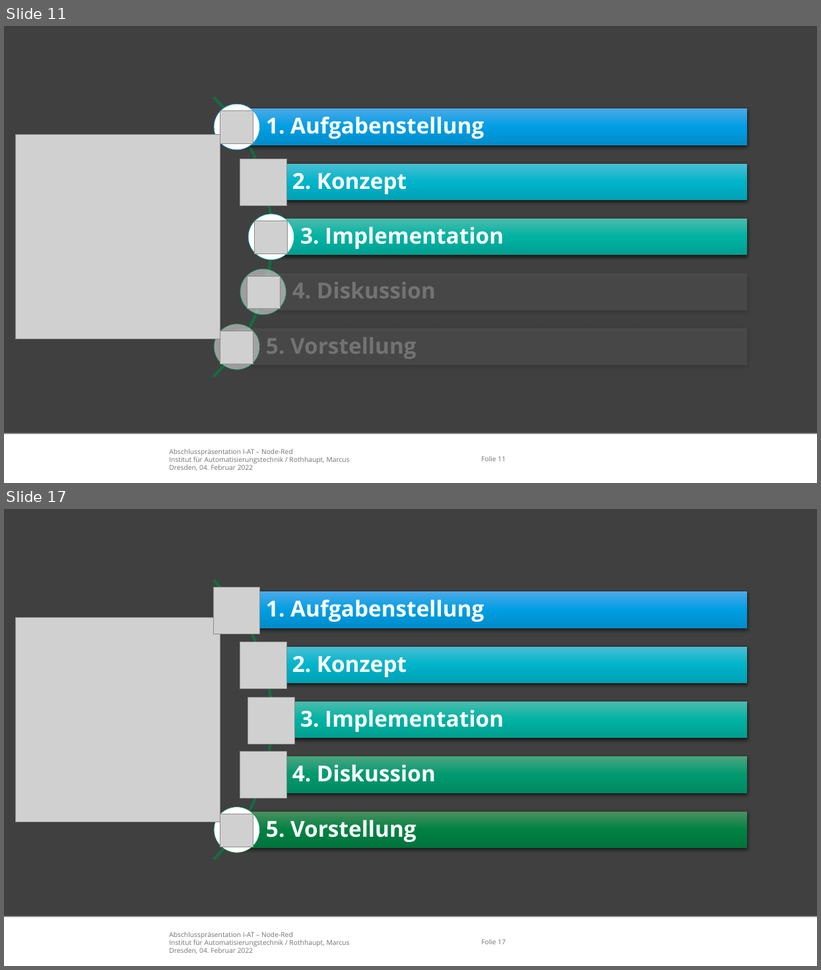
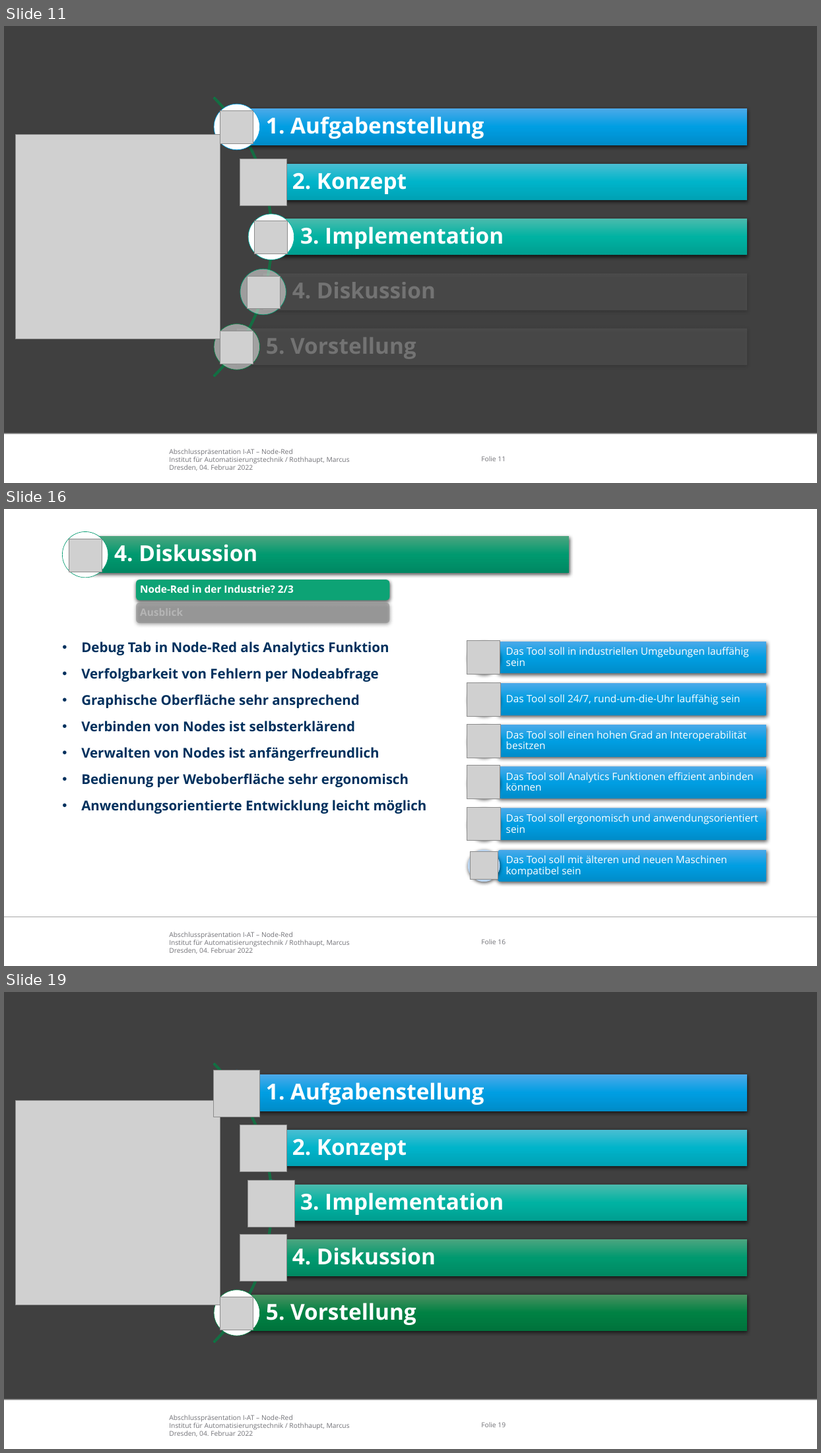
Before and after one commit to appist-dev/agteletud-node-red, a slide deck: docs/presentation/Abschlusspräsentation Node-Red.pptx. Shown one above the other, each under a label of ours: slides 11 and 17 before the commit, slides 11, 16 and 19 after it; the slides between them are not shown. The pictures are 821x970 and 821x1453 pixels, drawn with LibreOffice and Linux fonts; fonts in the diff are those of the drawing; grey boxes stand for pictures; background and template pictures are left out. Boxes give left, top, right and bottom in pixels: in the first picture for what was removed or moved away, otherwise in the second. Text is boxed around its words. In the diff, an @@ line names an element or a change of style, - is before the commit and + after.

```diff
--- a/docs/presentation/Abschlusspräsentation Node-Red.pptx
+++ b/docs/presentation/Abschlusspräsentation Node-Red.pptx
@@ slide 16 added at (x1=4, y1=509, x2=817, y2=966), background #FFFFFF; not listed: 3 template elements that a slide beside it also shows @@
@@ ellipse added at (x1=63, y1=531, x2=108, y2=578), fill #FFFFFF, outline #009A6F 0.5 pt @@
@@ picture added at (x1=69, y1=539, x2=102, y2=572) @@
@@ rectangle added at (x1=85, y1=537, x2=570, y2=573), fill gradient #4BA580 to #009A6F to #008963 @@
@@ text added at (x1=114, y1=544, x2=257, y2=562), 26 pt, text #FFFFFF, bold @@
+4. Diskussion
@@ group added at (x1=136, y1=580, x2=389, y2=624): 2 rounded rectangles, 2 texts @@
+Node-Red in der Industrie? 2/3
+Ausblick
@@ text added at (x1=81, y1=642, x2=427, y2=814), 16 pt, text #00305D, bold @@
+• Debug Tab in Node-Red als Analytics Funktion
+• Verfolgbarkeit von Fehlern per Nodeabfrage
+• Graphische Oberfläche sehr ansprechend
+• Verbinden von Nodes ist selbsterklärend
+• Verwalten von Nodes ist anfängerfreundlich
+• Bedienung per Weboberfläche sehr ergonomisch
+• Anwendungsorientierte Entwicklung leicht möglich
@@ picture added at (x1=467, y1=641, x2=500, y2=674) @@
@@ picture added at (x1=467, y1=683, x2=500, y2=717) @@
@@ picture added at (x1=467, y1=724, x2=501, y2=758) @@
@@ picture added at (x1=467, y1=766, x2=500, y2=799) @@
@@ picture added at (x1=467, y1=807, x2=500, y2=841) @@
@@ group added at (x1=468, y1=642, x2=767, y2=883): 6 pentagon arrows, 6 texts, 6 ellipses @@
+Das Tool soll in industriellen Umgebungen lauffähig sein
+Das Tool soll 24/7, rund-um-die-Uhr lauffähig sein
+Das Tool soll einen hohen Grad an Interoperabilität besitzen
+Das Tool soll Analytics Funktionen effizient anbinden können
+Das Tool soll ergonomisch und anwendungsorientiert sein
+Das Tool soll mit älteren und neuen Maschinen kompatibel sein
@@ picture added at (x1=470, y1=852, x2=498, y2=879) @@
@@ what was slide 17 is now slide 19 @@
@@ page number at (x1=481, y1=1422, x2=506, y2=1428): text changed @@
-Folie 17
+Folie 19
```
Also in this commit, not shown: 9 slides changed, 1 other slide added, 1 other file.
